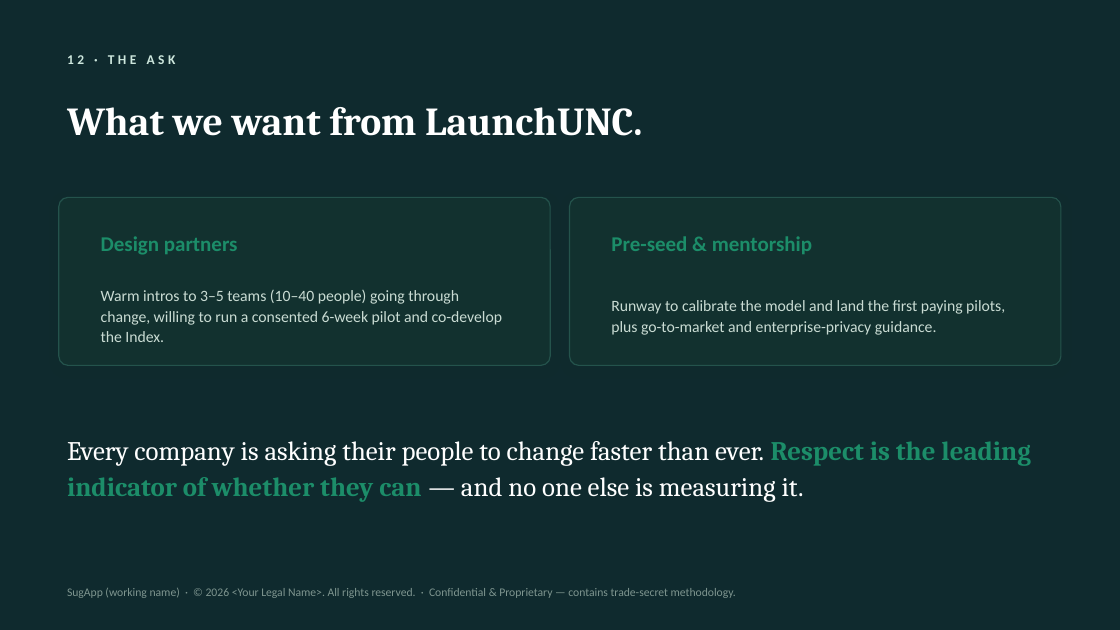
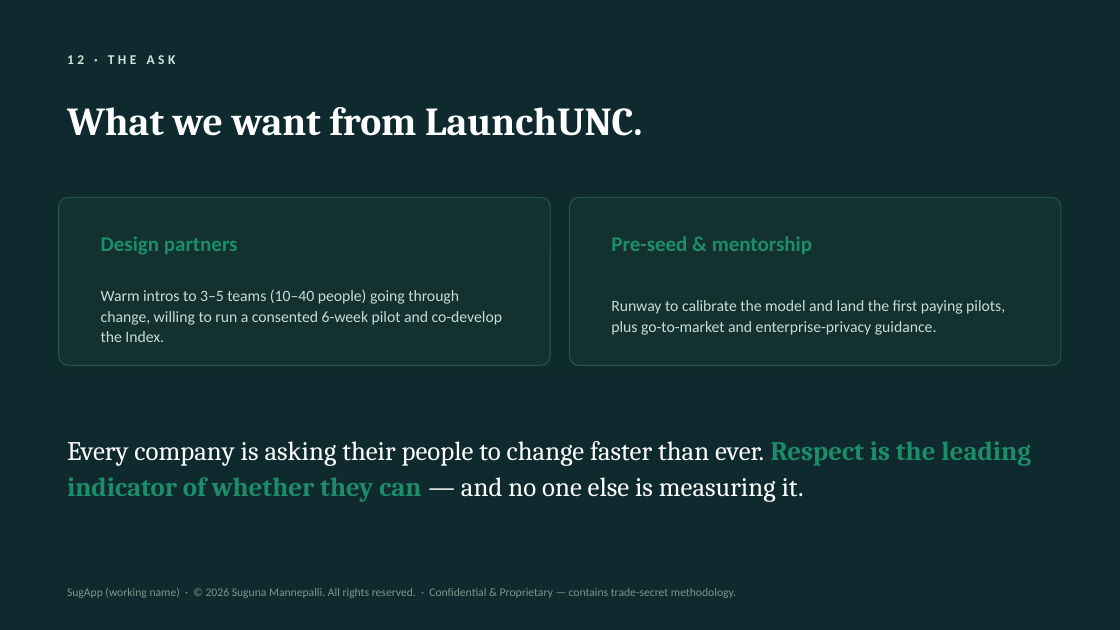
Before and after one commit to rcmannepalli/testapp, a slide deck: slide 13 of prototype/pitch/SugApp_Investor_Brief.pptx. Drawn at 1120x630 pixels with LibreOffice and Linux fonts; fonts in the diff are those of the drawing. Boxes give left, top, right and bottom in pixels: in the first picture for what was removed or moved away, otherwise in the second. Text is boxed around its words. In the diff, an @@ line names an element or a change of style, - is before the commit and + after.

```diff
--- a/prototype/pitch/SugApp_Investor_Brief.pptx
+++ b/prototype/pitch/SugApp_Investor_Brief.pptx
@@ text at <box>67,588,736,598</box>: text changed @@
-SugApp (working name) · © 2026 <Your Legal Name>. All rights reserved. · Confidential & Proprietary — contains trade-secret methodology.
+SugApp (working name) · © 2026 Suguna Mannepalli. All rights reserved. · Confidential & Proprietary — contains trade-secret methodology.
```
Also in this commit, not shown: 1 other slide changed, 5 other files.
